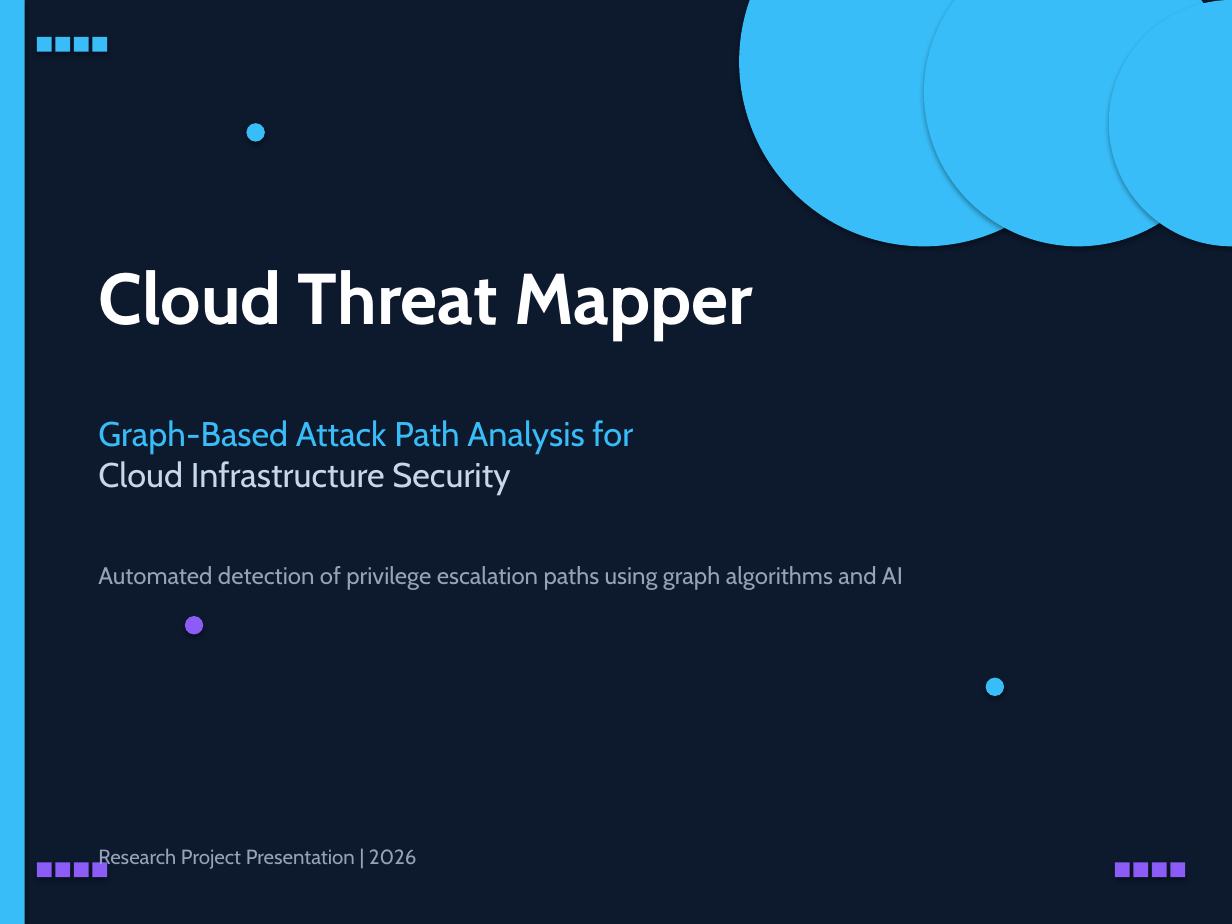
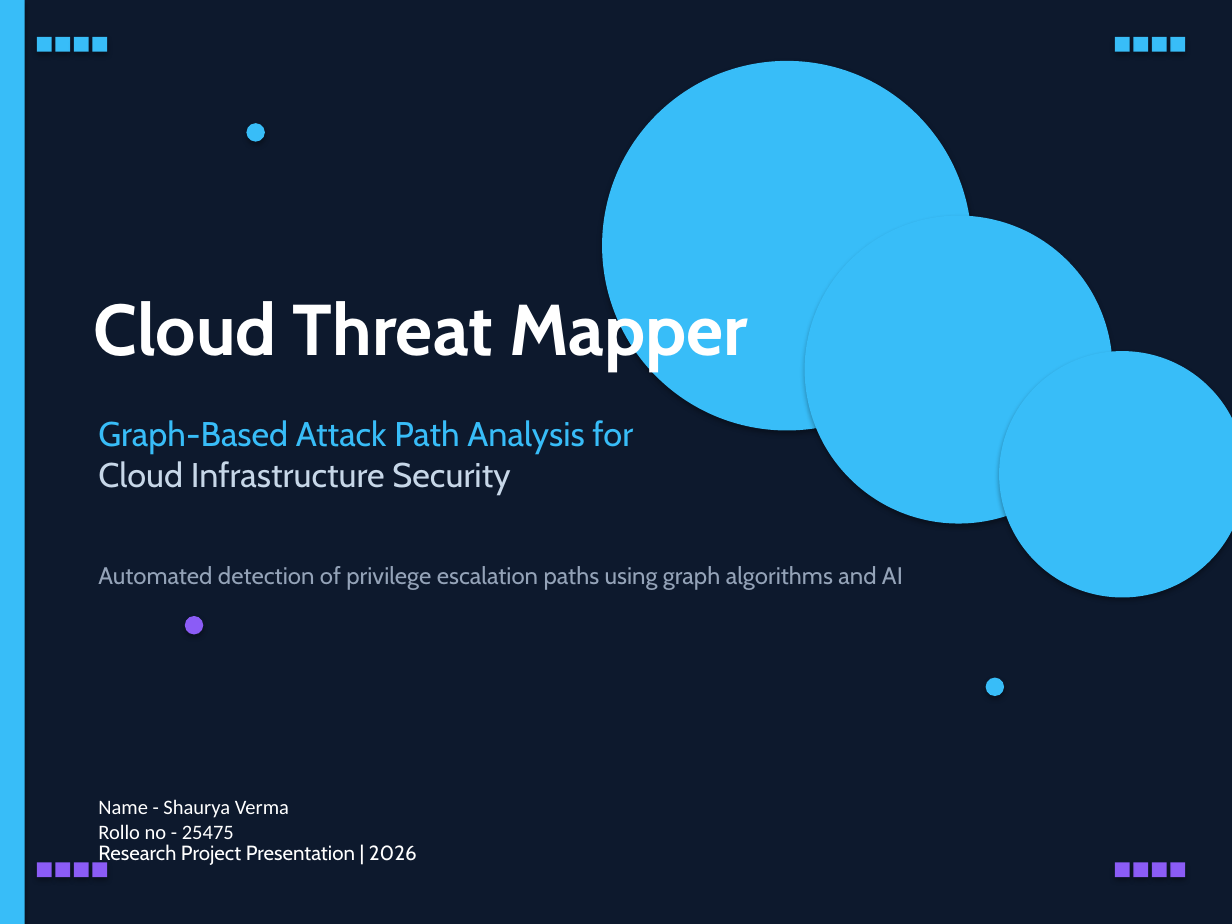
Before and after one commit to ShauryaVerma1232/CLOUD-THREAT-MAPPER-CLONE-TESTING, a slide deck: slide 1 of ppt/cloud_attack_path_analysis_presentation.pptx. Drawn at 1232x924 pixels with LibreOffice and Linux fonts; fonts in the diff are those of the drawing. Boxes give left, top, right and bottom in pixels: in the first picture for what was removed or moved away, otherwise in the second. Text is boxed around its words. In the diff, an @@ line names an element or a change of style, - is before the commit and + after.

```diff
--- a/ppt/cloud_attack_path_analysis_presentation.pptx
+++ b/ppt/cloud_attack_path_analysis_presentation.pptx
@@ ellipse: place and size @@
-ellipse at (739,0,1109,246)
+ellipse at (602,60,972,430)
@@ ellipse: place and size @@
-ellipse at (924,0,1232,246)
+ellipse at (804,216,1112,524)
@@ text "Cloud Threat Mapper" rewrapped from (98,270,753,340) to (93,294,748,371) @@
@@ ellipse: place and size @@
-ellipse at (1109,0,1232,246)
+ellipse at (999,351,1232,598)
@@ text added at (98,799,289,845), 12 pt, text #FFFFFF @@
+Name - Shaurya Verma
+Rollo no - 25475
@@ text "Research Project Presentation | 2026" at (98,844,417,865): text colour #94A3B8 to #FFFFFF @@
```
Also in this commit, not shown: 10 other files.
